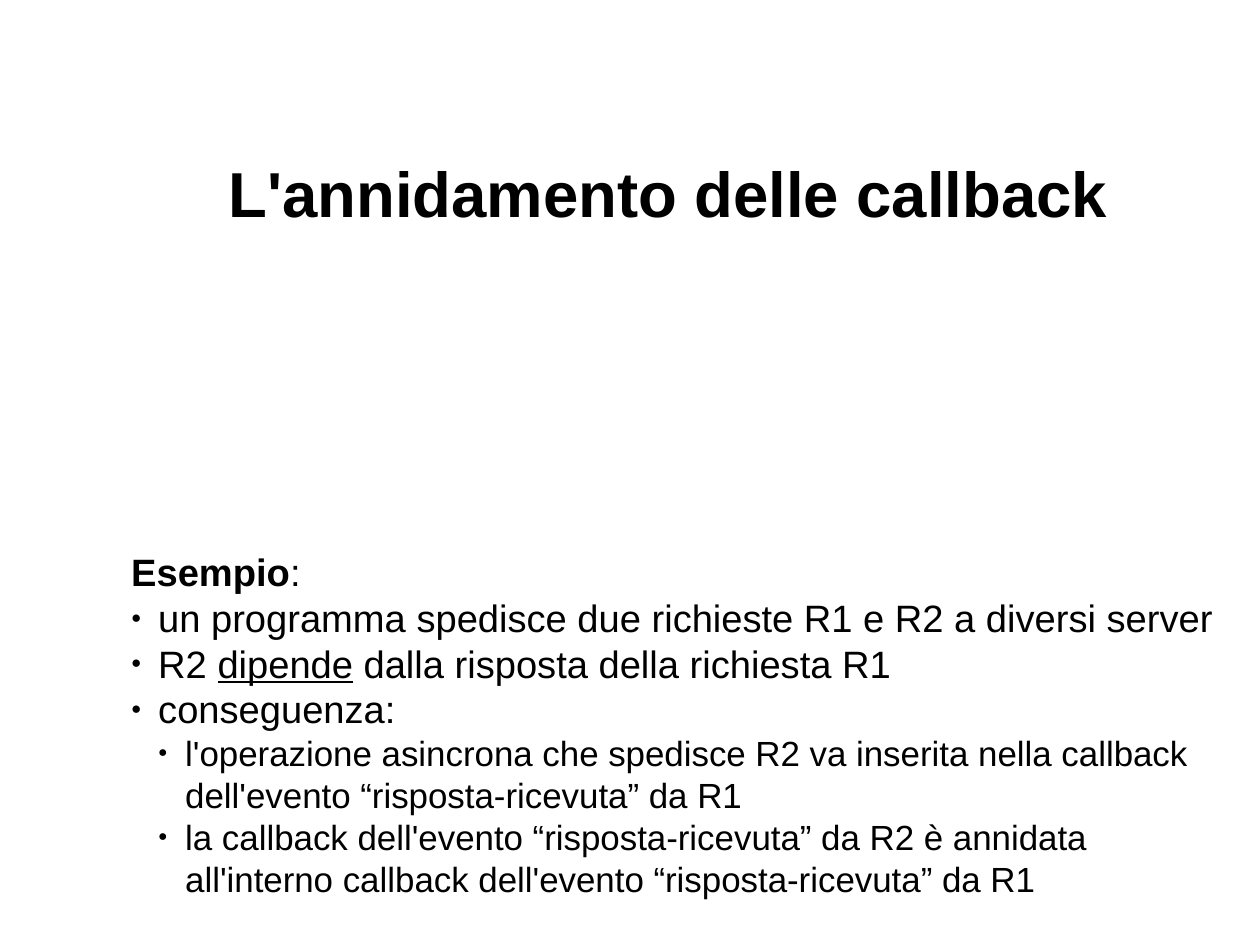
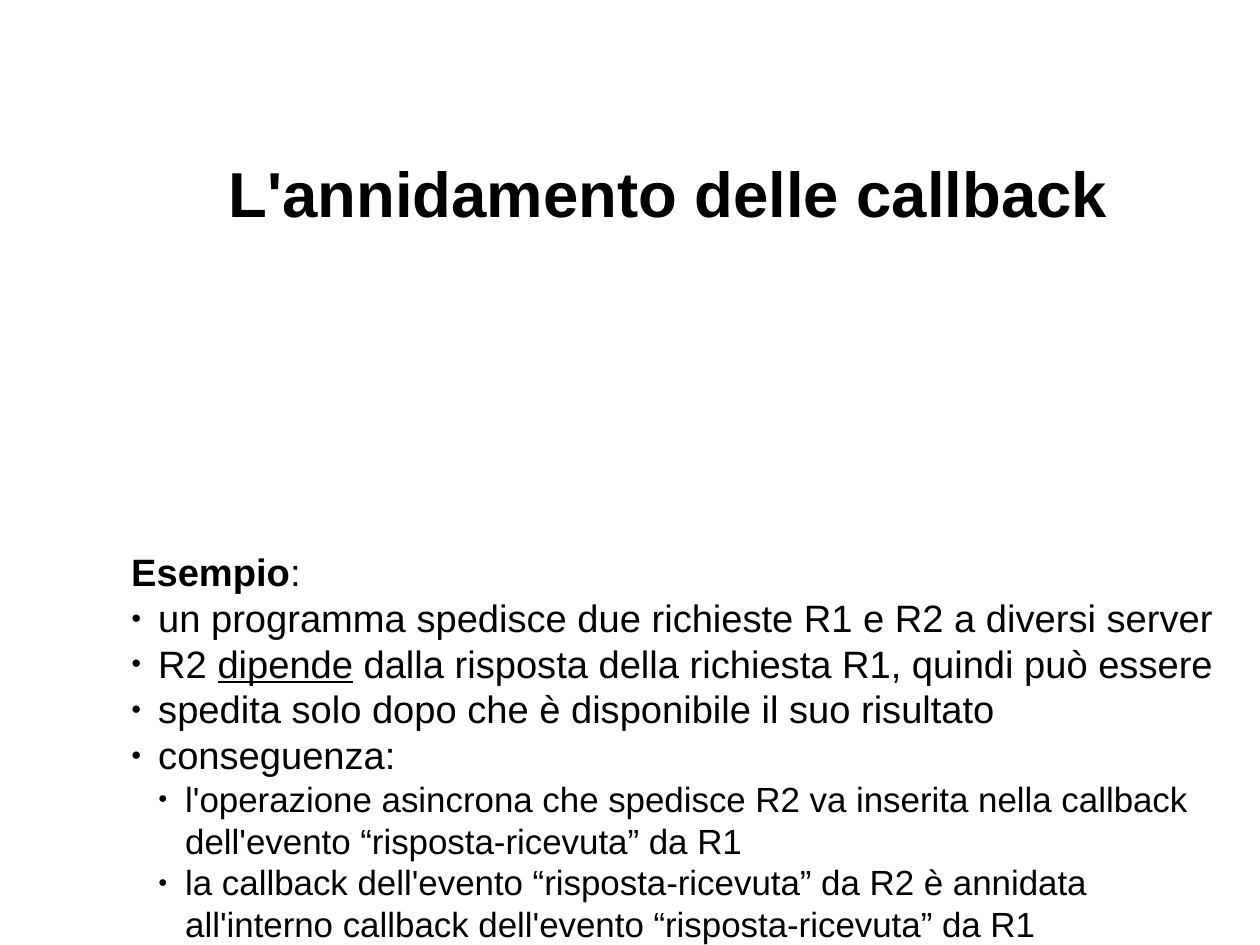
Before and after one commit to davideancona/minicorsiRAISE, a slide deck: slide 4 of iot/NodeJs2.odp. Drawn at 1260x945 pixels with LibreOffice and Linux fonts; fonts in the diff are those of the drawing. Boxes give left, top, right and bottom in pixels: in the first picture for what was removed or moved away, otherwise in the second. Text is boxed around its words. In the diff, an @@ line names an element or a change of style, - is before the commit and + after.

```diff
--- a/iot/NodeJs2.odp
+++ b/iot/NodeJs2.odp
@@ text at <box>158,650,1212,731</box>: text changed @@
-● R2 dipende dalla risposta della richiesta R1
+● R2 dipende dalla risposta della richiesta R1, quindi può essere
+● spedita solo dopo che è disponibile il suo risultato
```
Also in this commit, not shown: 1 other slide changed, 4 slides added, 2 slides removed, 2 other files.
